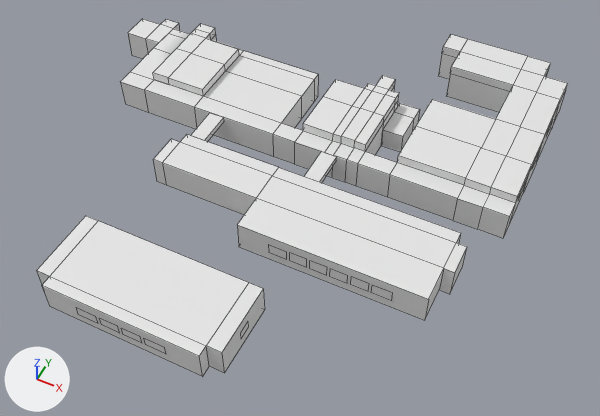
The FBX model src/Assets/3D Assets/Models/VA.fbx as it was, and as the next commit left it.
One viewpoint serves both versions: a 50 mm camera at (102.0, -195.0, 215.0) aimed at (12.0, -14.0, -11.0). Arrows for +X, +Y and +Z are at lower left; the lights stay in place. Mesh edges are drawn as thin lines. Materials are left out; every surface is plain grey. Vertices at the same position are counted once.

The first picture shows 'VA Main'.
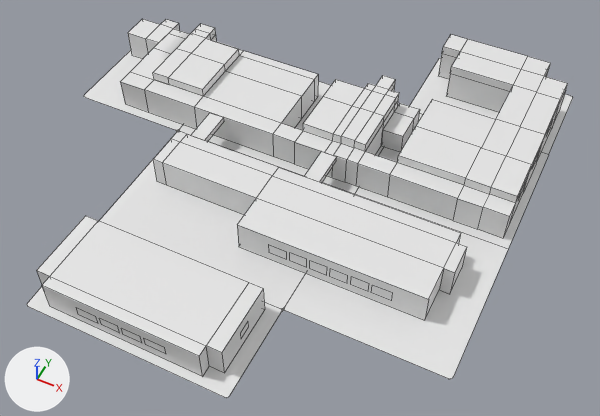
Location of each change, [x1, y1, x2, y2] in pixels of the pictures (600 x 416 px):
'VA Main', reshaped
    before: [37, 19, 568, 377]
    after: [27, 19, 573, 398]
part 1 of me_cube, added
    after: [27, 50, 573, 398]

What the commit changed:
me_cube is used by ob_va_main; location (0.0, 0.0, 0.0).
me_cube had 367 vertices, 316 faces and spanned x -89.0..83.0, y -93.0..82.0, z -5.0..9.0.
me_cube now has 448 vertices, 350 faces and spans x -92.0..86.0, y -96.0..85.0, z -5.0..9.0.
me_cube part 1: a new loose piece of 81 vertices spanning x -92.0..86.0, y -96.0..85.0, z -5.0.
